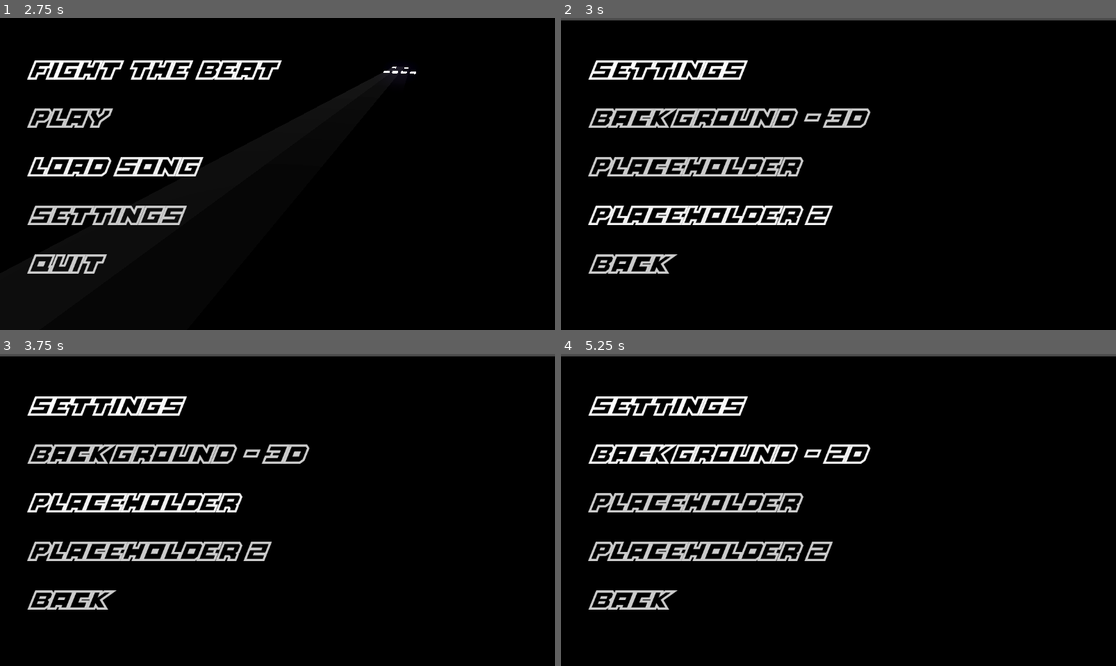
Above: before the commit, frames 1-4 (two rows, left to right).
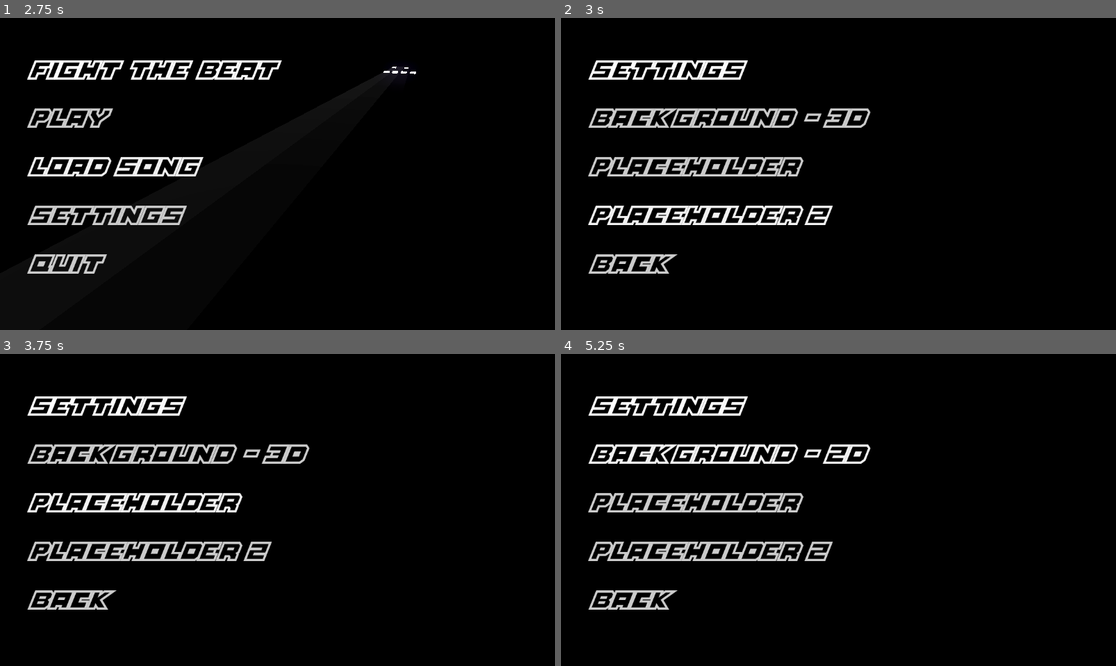
Above: after the commit, the same moments.

Repository: RafaeloxMC/fight-the-beat
Game: Godot game, scene res://scenes/ui/main_menu.tscn
The game is run twice, just before and just after one commit, with the same random seed, the same clock (stepped at 60 frames per second) and the same inputs. The project has no main scene, so this scene is started directly.
Inputs:
- Up to frame 1 (2.75 s): click "PLAY" at 0.5 s; click "PLAY" at 1.25 s; click "LOAD SONG" at 2 s
- Up to frame 2 (3 s): click "SETTINGS" at 2.75 s
- Up to frame 3 (3.75 s): click "PLACEHOLDER" at 3.5 s
- Up to frame 4 (5.25 s): click "PLACEHOLDER 2" at 4.25 s; click "BACKGROUND - 3D" at 5 s

Frame 1 is identical in both runs. In frame 2, 0.9% of the frame differs, in the area x 0-100%, y 0-1%; in frame 3, 0.9%; in frame 4, 0.9%.

Commit message:
Update UI for larger screens

Diff:
--- a/scenes/game.tscn
+++ b/scenes/game.tscn
@@ -99,9 +99,12 @@
 [node name="TextureRect" type="TextureRect" parent="UI Container" unique_id=39453551]
 modulate = Color(1, 1, 1, 0.078431375)
 z_index = -20
-layout_mode = 0
-offset_right = 1152.0
-offset_bottom = 648.0
+layout_mode = 1
+anchors_preset = 15
+anchor_right = 1.0
+anchor_bottom = 1.0
+grow_horizontal = 2
+grow_vertical = 2
 expand_mode = 2
 
 [node name="Lane Controls" type="Control" parent="UI Container" unique_id=1829702638]
--- a/scenes/ui/settings.tscn
+++ b/scenes/ui/settings.tscn
@@ -14,10 +14,12 @@
 script = ExtResource("1_h175o")
 
 [node name="ColorRect" type="ColorRect" parent="." unique_id=432814052]
-layout_mode = 0
-offset_top = 5.0
-offset_right = 1152.0
-offset_bottom = 648.0
+layout_mode = 1
+anchors_preset = 15
+anchor_right = 1.0
+anchor_bottom = 1.0
+grow_horizontal = 2
+grow_vertical = 2
 color = Color(0, 0, 0, 1)
 
 [node name="Control" type="Control" parent="." unique_id=1824749896]
